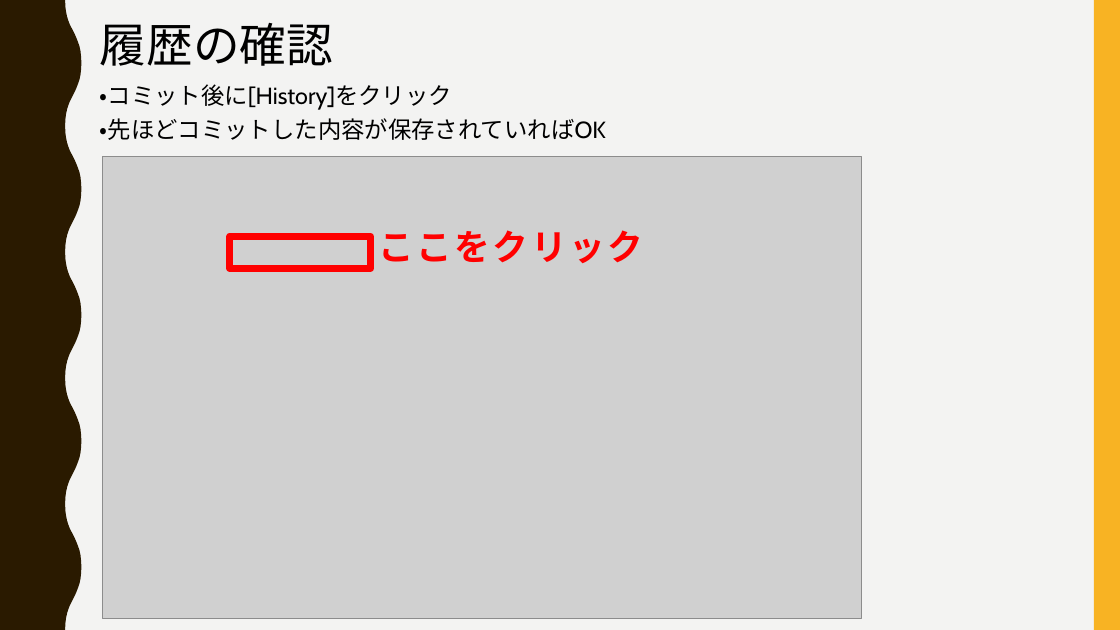
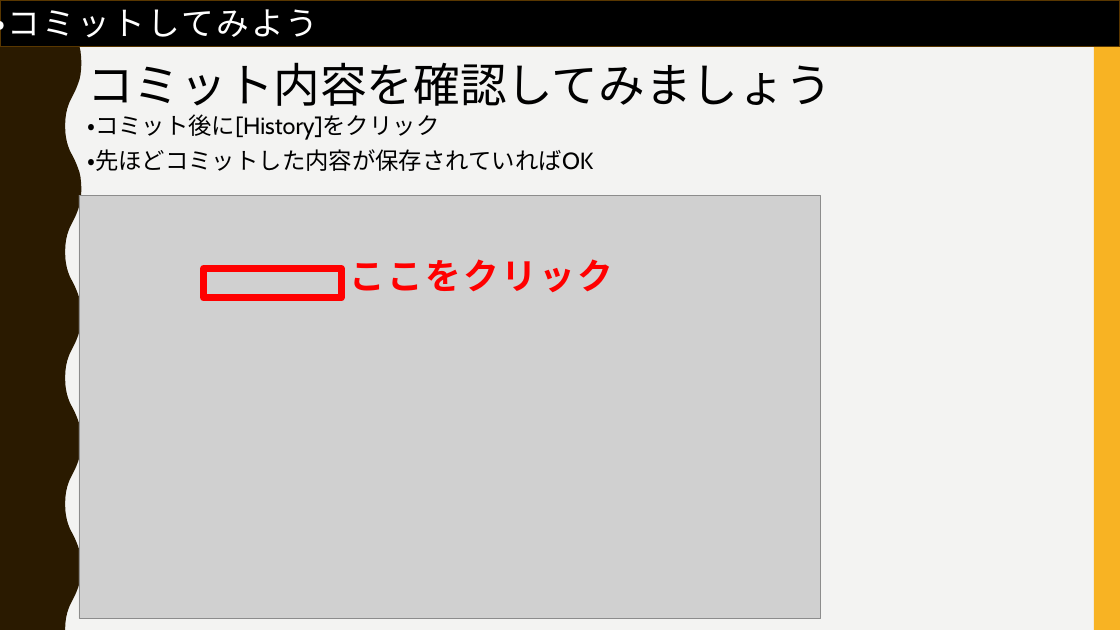
Before and after one commit to FIY24554/git_test, a slide deck: slide 30 of gitについて_加藤.pptx (slide 25 before the commit). Drawn at 1120x630 pixels with LibreOffice and Linux fonts; fonts in the diff are those of the drawing; grey boxes stand for pictures. Boxes give left, top, right and bottom in pixels: in the first picture for what was removed or moved away, otherwise in the second. Text is boxed around its words. In the diff, an @@ line names an element or a change of style, - is before the commit and + after.

```diff
--- a/gitについて_加藤.pptx
+++ b/gitについて_加藤.pptx
@@ rectangle added at box(0, 0, 1120, 46), fill #000000, outline #593700 1 pt @@
@@ text added at box(0, 2, 319, 44), 28 pt, text #FFFFFF @@
+・コミットしてみよう
@@ text at box(87, 62, 832, 115): text changed @@
-履歴の確認
+コミット内容を確認してみましょう
@@ text "・コミット後に[History]をクリック": place and size @@
-text "・コミット後に[History]をクリック" at box(100, 84, 452, 110)
+text "・コミット後に[History]をクリック" at box(87, 114, 439, 140)
@@ text "・先ほどコミットした内容が保存されていればOK": place and size @@
-text "・先ほどコミットした内容が保存されていればOK" at box(100, 118, 606, 140)
+text "・先ほどコミットした内容が保存されていればOK" at box(87, 149, 593, 171)
@@ picture: place and size @@
-picture at box(103, 156, 862, 618)
+picture at box(79, 195, 821, 618)
@@ rectangle: place and size @@
-rectangle at box(230, 236, 371, 268)
+rectangle at box(203, 269, 341, 298)
@@ text "ここをクリック": place and size @@
-text "ここをクリック" at box(379, 230, 643, 263)
+text "ここをクリック" at box(350, 259, 614, 292)
@@ text "ここをクリック" at box(350, 259, 614, 292): line spacing 0.8 to 0.7 @@
```
Also in this commit, not shown: 22 other slides changed, 16 slides added, 1 slide removed.
